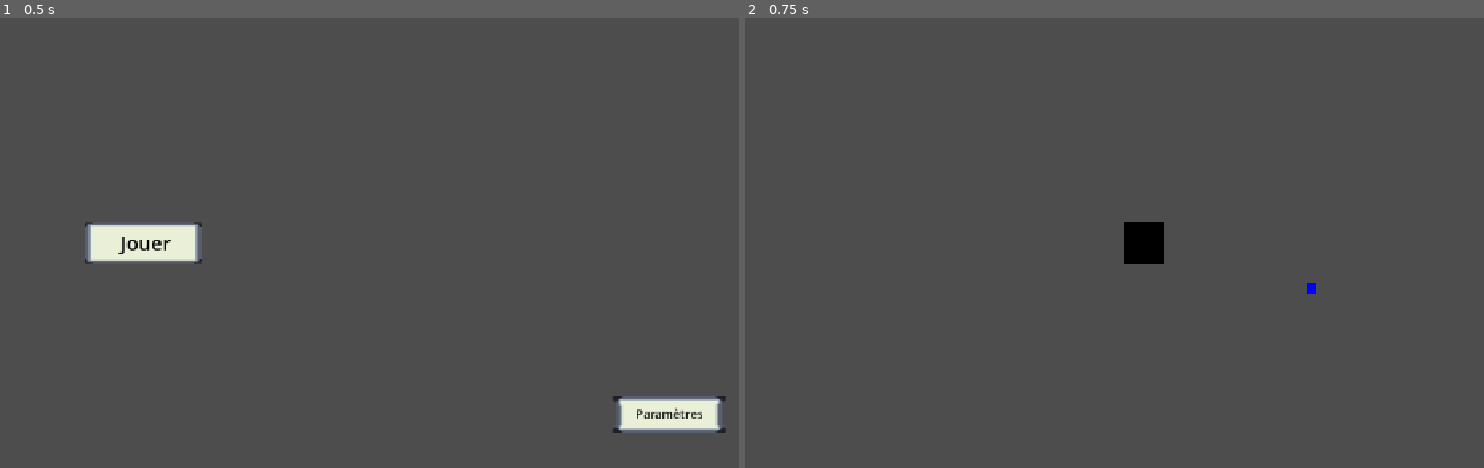
Above: before the commit, frames 1-2 (left to right).
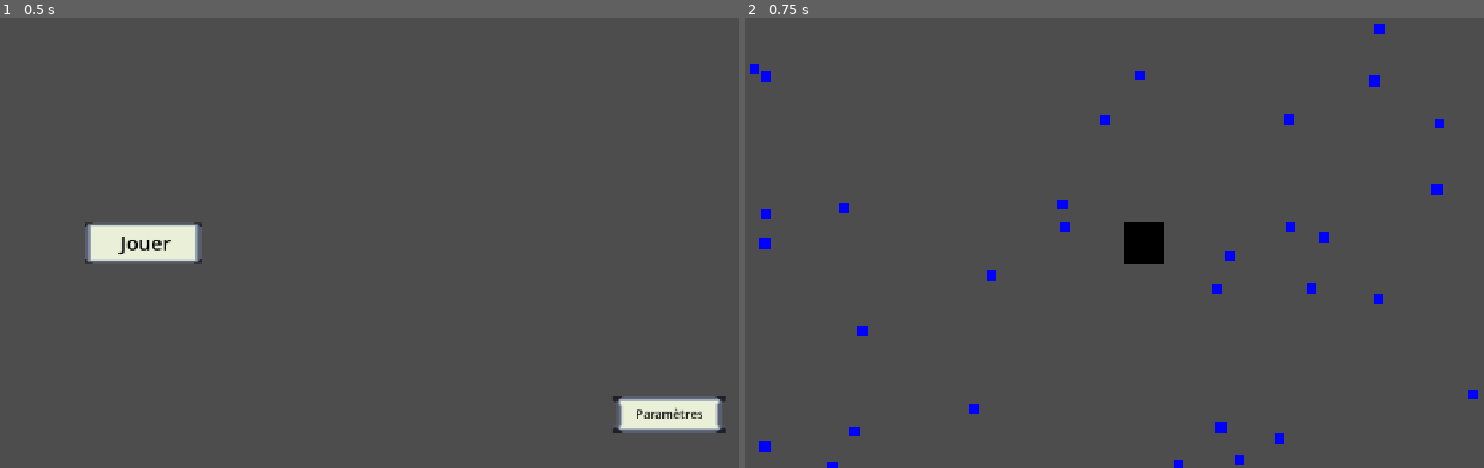
Above: after the commit, the same moments.

Repository: AKtomik/blackhole
Game: Godot game, scene res://scenes/UI/menu_principal/menu_principal.tscn
The game is run twice, just before and just after one commit, with the same random seed, the same clock (stepped at 60 frames per second) and the same inputs. This scene is started directly instead of the project's main scene.
Inputs:
- Up to frame 1 (0.5 s): no input
- Up to frame 2 (0.75 s): click "Jouer" at 0.5 s

Frame 1 is identical in both runs. In frame 2, 0.9% of the frame differs, in the area x 0-100%, y 1-100%.

Commit message:
planets random spawn

Diff:
--- a/scenes/space_scene.tscn
+++ b/scenes/space_scene.tscn
@@ -4,9 +4,6 @@
 [ext_resource type="Script" uid="uid://r3sj8xcg0s5" path="res://scenes/space_scene.gd" id="1_vu1g8"]
 [ext_resource type="PackedScene" uid="uid://ne8vljrbvf4w" path="res://scenes/elements/planets/planet.tscn" id="2_ma5ay"]
 [ext_resource type="PackedScene" uid="uid://di4chlep1t1or" path="res://scenes/UI/menu_pause/menu_parametres.tscn" id="4_4c1q5"]
-
-[sub_resource type="RectangleShape2D" id="RectangleShape2D_4c1q5"]
-size = Vector2(1000, 500)
 
 [sub_resource type="Gradient" id="Gradient_m05qc"]
 offsets = PackedFloat32Array(0, 0.99657536)
@@ -18,17 +15,20 @@
 [node name="Space" type="Node2D" unique_id=1970641133]
 script = ExtResource("1_vu1g8")
 
-[node name="BlackHole" type="Node2D" parent="." unique_id=909080606]
+[node name="BlackHole" type="Node2D" parent="." unique_id=909080606 node_paths=PackedStringArray("camera", "planets_parent")]
 script = ExtResource("1_rysn1")
 planets_scenes = Array[PackedScene]([ExtResource("2_ma5ay")])
-spawn_area = SubResource("RectangleShape2D_4c1q5")
+camera = NodePath("Camera2D")
+planets_parent = NodePath("../Planets")
 
 [node name="Sprite2D" type="Sprite2D" parent="BlackHole" unique_id=1785093878]
 texture = SubResource("GradientTexture2D_fcpha")
 
 [node name="Camera2D" type="Camera2D" parent="BlackHole" unique_id=2081882458]
 
-[node name="Planet" parent="." unique_id=378393114 instance=ExtResource("2_ma5ay")]
+[node name="Planets" type="Node2D" parent="." unique_id=1828714037]
+
+[node name="Planet" parent="Planets" unique_id=378393114 instance=ExtResource("2_ma5ay")]
 position = Vector2(266, 73)
 
 [node name="Menu_parametres" parent="." unique_id=1037719077 instance=ExtResource("4_4c1q5")]
--- a/scripts/black_hole.gd
+++ b/scripts/black_hole.gd
@@ -2,15 +2,21 @@
 
 @export var planets_amount : int = 30
 @export var planets_scenes : Array[PackedScene] = []
-@export var spawn_area : RectangleShape2D
+@export var camera : Camera2D
+@export var planets_parent : Node2D
 
 func _ready() -> void:
 	for i in range(planets_amount):
-		var packed : PackedScene = planets_scenes.pick_random()
-		var node : Node2D = packed.instantiate()
-		var rect : Rect2 = spawn_area.get_rect()
-		var rand_spawn = Vector2(randf_range(rect.position.x, rect.position.x+rect.size.x), randf_range(rect.position.y, rect.position.x+rect.size.y))
-		node.position = global_position + rand_spawn
+		print("spawn planet ", i)
+		var planet_packed : PackedScene = planets_scenes.pick_random()
+		var planet_node : Node2D = planet_packed.instantiate()
+		planets_parent.add_child(planet_node)
+		var rect : Rect2 = camera.get_viewport_rect()
+		var rand_pos = Vector2(
+			randf_range(rect.position.x, rect.position.x+rect.size.x) - rect.size.x/2,
+			randf_range(rect.position.y, rect.position.x+rect.size.y) - rect.size.y/2
+			)
+		planet_node.global_position = rand_pos
 
 func _process(delta: float) -> void:
 	pass
